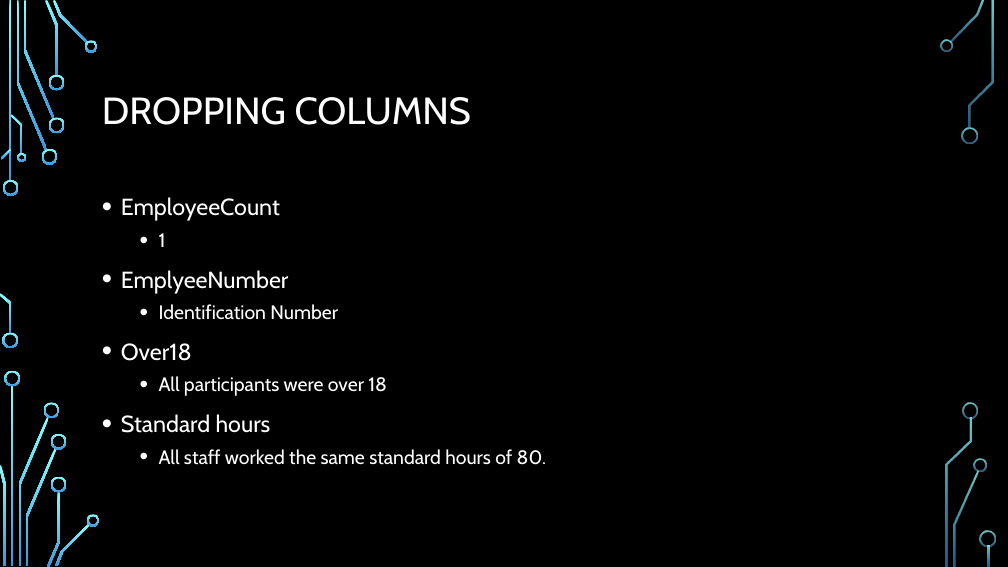
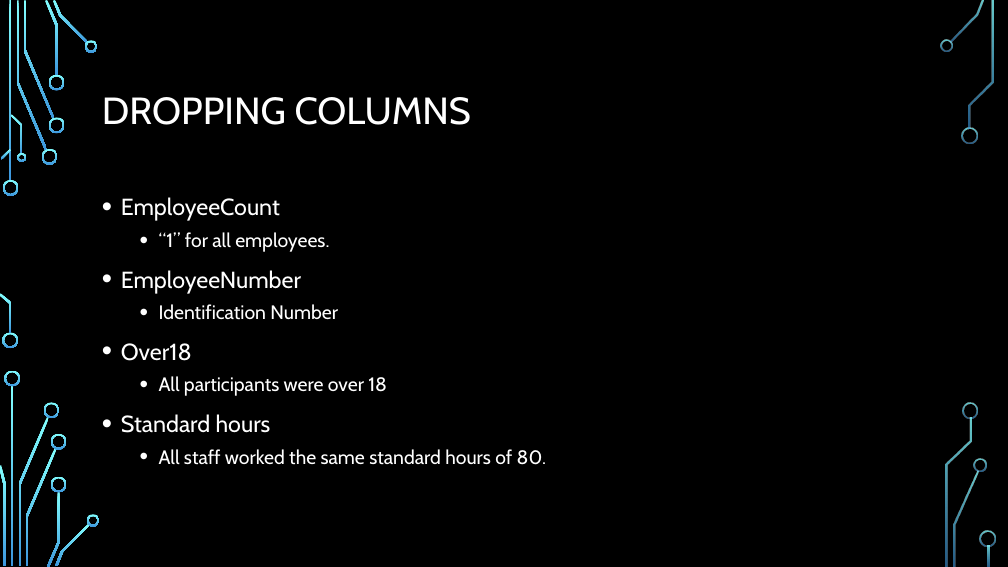
Before and after one commit to ddaniel2024/Project-4, a slide deck: slide 10 of Employee Attrition Prediction Presentation.pptx. Drawn at 1008x567 pixels with LibreOffice and Linux fonts; fonts in the diff are those of the drawing; background and template pictures are left out. Boxes give left, top, right and bottom in pixels: in the first picture for what was removed or moved away, otherwise in the second. Text is boxed around its words. In the diff, an @@ line names an element or a change of style, - is before the commit and + after.

```diff
--- a/Employee Attrition Prediction Presentation.pptx
+++ b/Employee Attrition Prediction Presentation.pptx
@@ text at (121, 232, 329, 294): text changed; size 22.2 to 18.5 pt @@
-  • 1
-• EmplyeeNumber
+  • “1” for all employees.
+• EmployeeNumber
```
Also in this commit, not shown: 12 other slides changed, 8 slides added, 8 slides removed, 10 other files.
